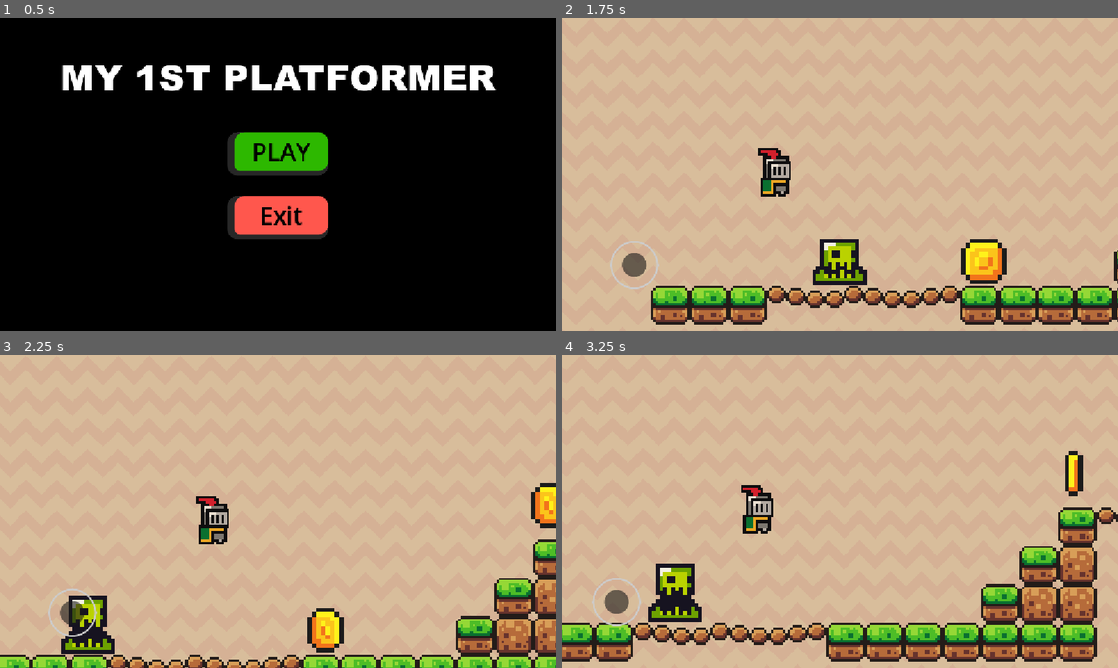
Above: before the commit, frames 1-4 (two rows, left to right).
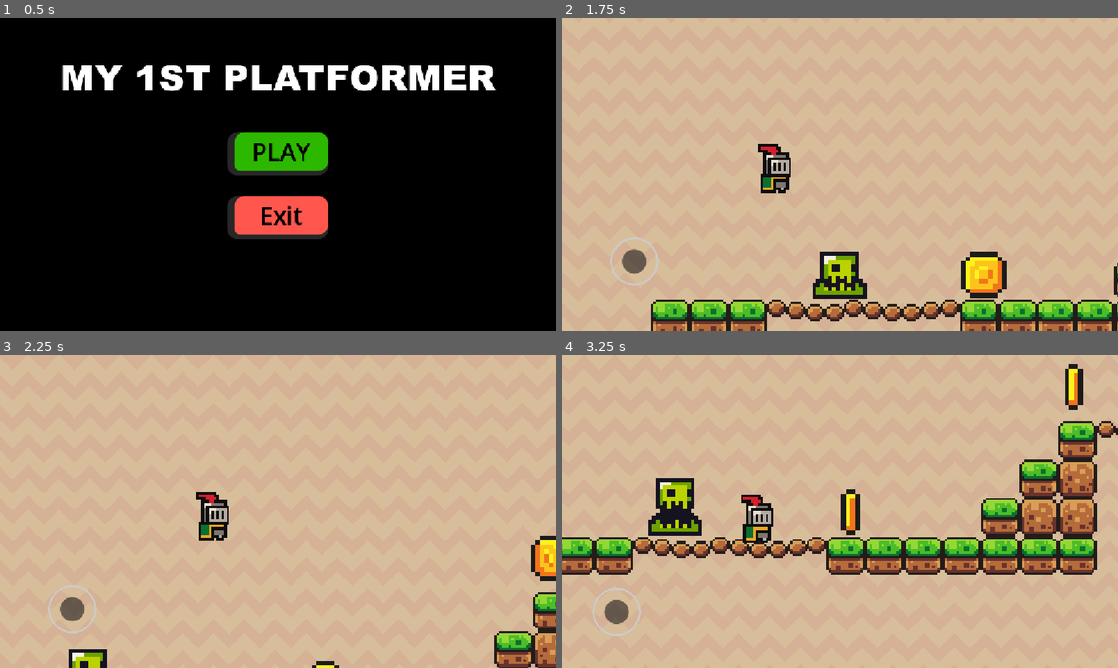
Above: after the commit, the same moments.

Repository: YonchoBoy/my-1st-platformer-game
Game: Godot game, scene res://Scenes/the mains/main_menu.tscn
Same seed, same stepped clock (60 frames per second), same inputs: the game is played once before the commit and once after it.
Inputs:
- Up to frame 1 (0.5 s): no input
- Up to frame 2 (1.75 s): click "PLAY" at 0.5 s; hold D (Right) from 1.28 s (still down); tap Space (Jump) at 1.35, 1.52 s
- Up to frame 3 (2.25 s): keep holding D (Right); tap Space (Jump) at 1.82, 2.1 s
- Up to frame 4 (3.25 s): tap Space (Jump) at 2.27, 2.57, 2.85 s; release D (Right) at 2.78 s; hold A (left, bound only before the commit) from 2.78 s (still down)

Frame 1 is identical in both runs. In frame 2, 12% of the frame differs, in the area x 8-100%, y 40-100%; in frame 3, 11%; in frame 4, 30%, in the area x 0-100%, y 2-98%.

Commit message:
UPDATE 3.5
UPDATE 3.5: Added double Jumping.

Diff:
--- a/my-1-st-platformer-game/Scenes/Levels/Level1.tscn
+++ b/my-1-st-platformer-game/Scenes/Levels/Level1.tscn
@@ -295,9 +295,9 @@
 anchors_preset = 15
 anchor_right = 1.0
 anchor_bottom = 1.0
-offset_left = -539.0
-offset_top = -500.0
-offset_right = 3336.0
+offset_left = -1878.0
+offset_top = -769.0
+offset_right = 4330.0
 offset_bottom = 266.0
 grow_horizontal = 2
 grow_vertical = 2
--- /dev/null
+++ b/my-1-st-platformer-game/Scenes/can be reused for maps/green_slime.gd
@@ -0,0 +1,11 @@
+extends Node2D
+
+
+# Called when the node enters the scene tree for the first time.
+func _ready() -> void:
+	pass # Replace with function body.
+
+
+# Called every frame. 'delta' is the elapsed time since the previous frame.
+func _process(delta: float) -> void:
+	pass
--- a/my-1-st-platformer-game/Scripts/main_character.gd
+++ b/my-1-st-platformer-game/Scripts/main_character.gd
@@ -1,23 +1,32 @@
 extends CharacterBody2D
 
-@onready var sprite_2d: AnimatedSprite2D = $Sprite2D
-
+#The Constants.
 const SPEED = 400.0
 const JUMP_VELOCITY = -700.0
 
+#The Variables.
+var Jump_Count = 0
 
 func _physics_process(delta: float) -> void:
 	# Add the gravity.
 	if not is_on_floor():
 		velocity += get_gravity() * delta
 
-	# Handle jump.
+	# This handles our jump and our double jump.
+	if Input.is_action_just_pressed("Jump") and Jump_Count == 1:
+		velocity.y = JUMP_VELOCITY
+		Jump_Count = 2
+
 	if Input.is_action_just_pressed("Jump") and is_on_floor():
 		velocity.y = JUMP_VELOCITY
+		Jump_Count = 1
+
+	if !Input.is_action_just_pressed("Jump") and is_on_floor():
+		Jump_Count = 0
 
 	# Get the input direction and handle the movement/deceleration.
 	# As good practice, you should replace UI actions with custom gameplay actions.
-	var direction := Input.get_axis("left", "Right")
+	var direction := Input.get_axis("Left", "Right")
 	if direction:
 		velocity.x = direction * SPEED
 	else:
--- a/my-1-st-platformer-game/project.godot
+++ b/my-1-st-platformer-game/project.godot
@@ -28,7 +28,7 @@
 , Object(InputEventKey,"resource_local_to_scene":false,"resource_name":"","device":-1,"window_id":0,"alt_pressed":false …(186 unchanged characters)…
 ]
 }
-left={
+Left={
 "deadzone": 0.2,
 "events": [Object(InputEventKey,"resource_local_to_scene":false,"resource_name":"","device":-1,"window_id":0,"alt_press …(191 unchanged characters)…
 , Object(InputEventKey,"resource_local_to_scene":false,"resource_name":"","device":-1,"window_id":0,"alt_pressed":false …(186 unchanged characters)…
@@ -38,6 +38,12 @@
 "deadzone": 0.2,
 "events": [Object(InputEventKey,"resource_local_to_scene":false,"resource_name":"","device":-1,"window_id":0,"alt_press …(192 unchanged characters)…
 , Object(InputEventKey,"resource_local_to_scene":false,"resource_name":"","device":-1,"window_id":0,"alt_pressed":false …(186 unchanged characters)…
+]
+}
+Dash={
+"deadzone": 0.2,
+"events": [Object(InputEventKey,"resource_local_to_scene":false,"resource_name":"","device":-1,"window_id":0,"alt_pressed":false,"shift_pressed":false,"ctrl_pressed":false,"meta_pressed":false,"pressed":false,"keycode":0,"physical_keycode":81,"key_label":0,"unicode":113,"location":0,"echo":false,"script":null)
+, Object(InputEventKey,"resource_local_to_scene":false,"resource_name":"","device":-1,"window_id":0,"alt_pressed":false,"shift_pressed":false,"ctrl_pressed":false,"meta_pressed":false,"pressed":false,"keycode":0,"physical_keycode":47,"key_label":0,"unicode":47,"location":0,"echo":false,"script":null)
 ]
 }
 
Not shown, changed: my-1-st-platformer-game/README.txt
Not shown, added: my-1-st-platformer-game/Scenes/can be reused for maps/green_slime.gd.uid
